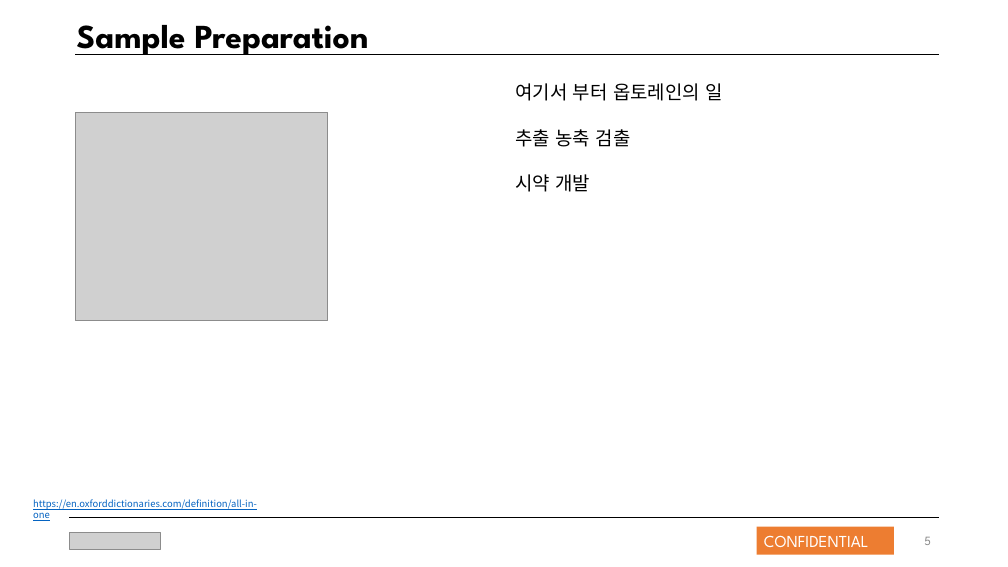
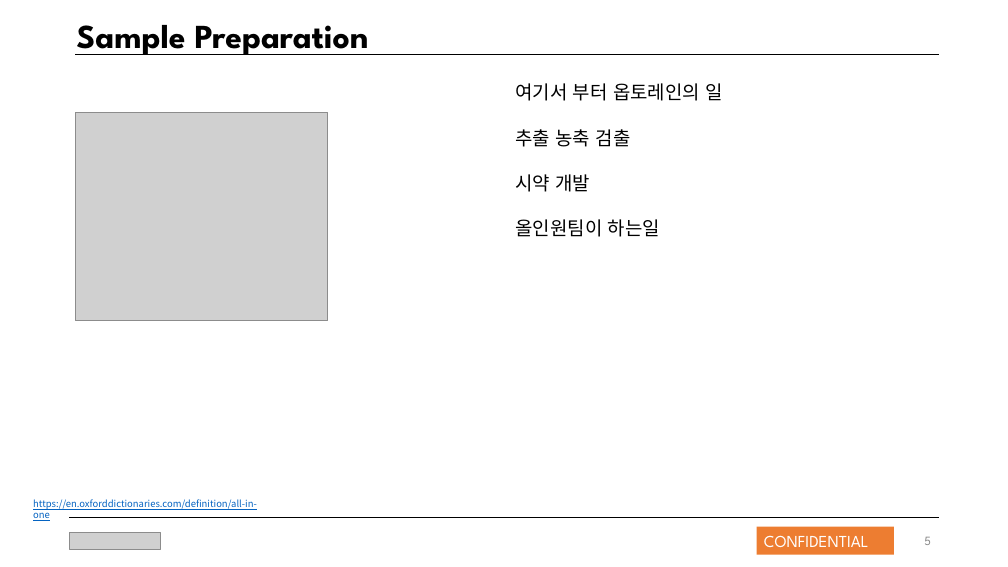
Before and after one commit to nansmile/Company-Work, a slide deck: slide 5 of Work/올인원팀 발표자료_181021.pptx. Drawn at 1008x567 pixels with LibreOffice and Linux fonts; fonts in the diff are those of the drawing; grey boxes stand for pictures. Boxes give left, top, right and bottom in pixels: in the first picture for what was removed or moved away, otherwise in the second. Text is boxed around its words. In the diff, an @@ line names an element or a change of style, - is before the commit and + after.

Commit message:
올인원팀이 하는일 추가

```diff
--- a/Work/올인원팀 발표자료_181021.pptx
+++ b/Work/올인원팀 발표자료_181021.pptx
@@ text at bbox=[516, 219, 660, 237]: paragraph added @@
+올인원팀이 하는일
```
Also in this commit, not shown: 1 other slide changed.
